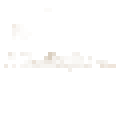
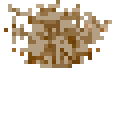
Comparing the layer stacks of the two 128x128 images. Changes:
hid "7" over [left=4, top=8, right=116, bottom=72]
showed "4" over [left=4, top=0, right=112, bottom=68]
